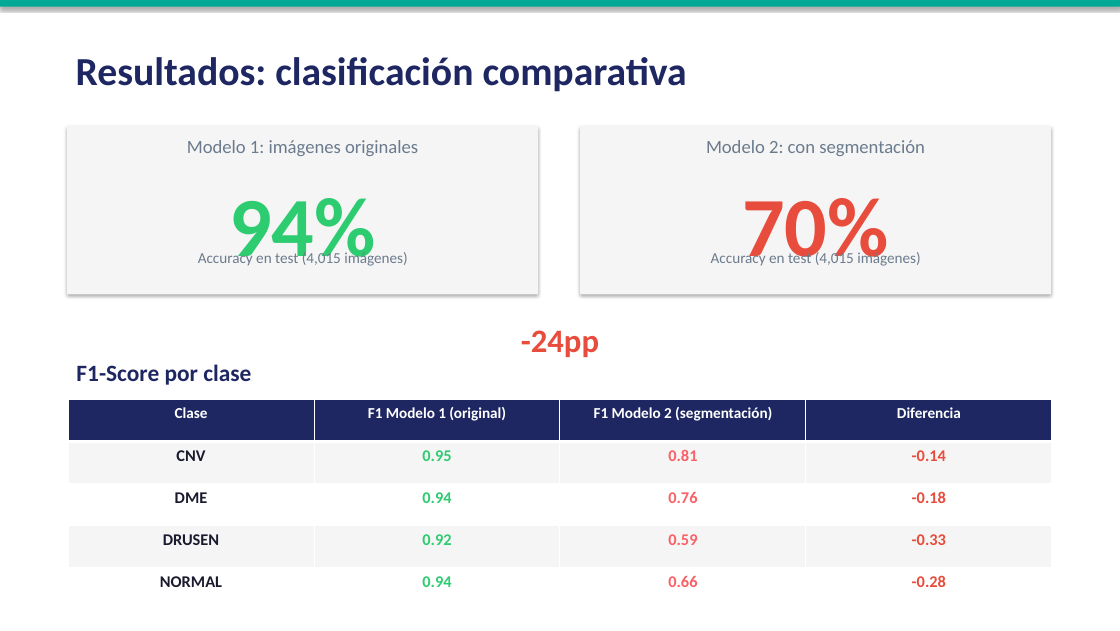
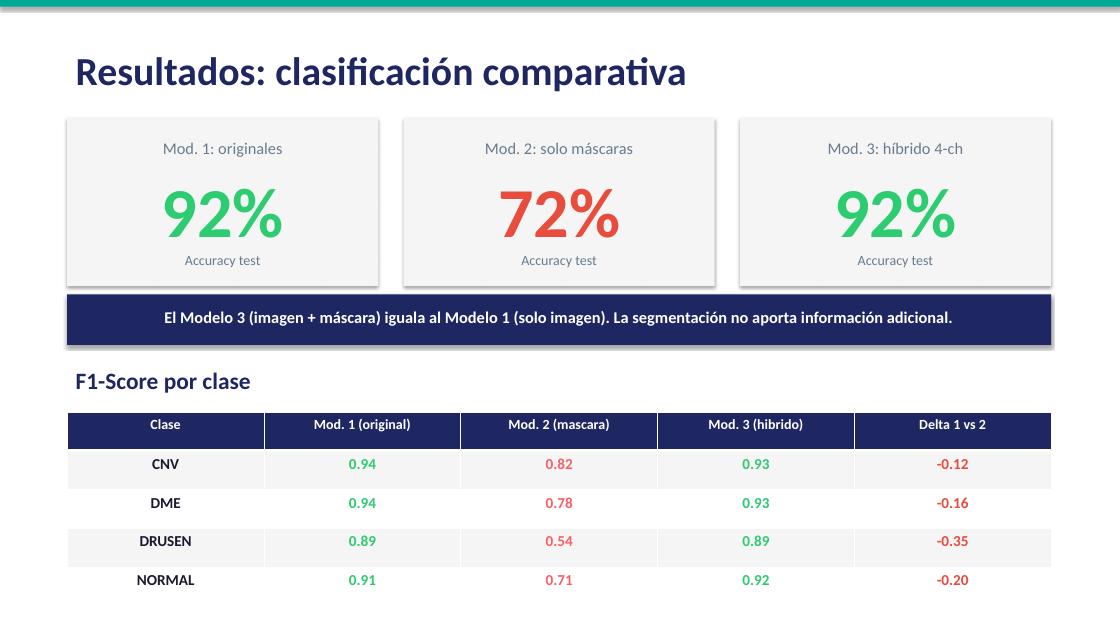
Before and after one commit to umagon/TP_vision_por_computadora_2, a slide deck: slide 9 of paper/presentacion_OCT.pptx. Drawn at 1120x631 pixels with LibreOffice and Linux fonts; fonts in the diff are those of the drawing. Boxes give left, top, right and bottom in pixels: in the first picture for what was removed or moved away, otherwise in the second. Text is boxed around its words. In the diff, an @@ line names an element or a change of style, - is before the commit and + after.

```diff
--- a/paper/presentacion_OCT.pptx
+++ b/paper/presentacion_OCT.pptx
@@ rectangle: place and size @@
-rectangle at [67,126,538,294]
+rectangle at [67,118,378,286]
@@ rectangle added at [404,118,715,286], fill #F5F5F5 @@
@@ rectangle: place and size @@
-rectangle at [580,126,1051,294]
+rectangle at [740,118,1051,286]
@@ text at [163,142,282,157]: text changed; size 16 to 14 pt @@
-Modelo 1: imágenes originales
+Mod. 1: originales
@@ text added at [485,142,633,154], 14 pt, text #6B7B8D @@
+Mod. 2: solo máscaras
@@ text removed at [706,140,925,156] @@
-Modelo 2: con segmentación
@@ text added at [828,142,963,154], 14 pt, text #6B7B8D @@
+Mod. 3: híbrido 4-ch
@@ text added at [162,188,284,238], 60 pt, text #2ECC71, bold @@
+92%
@@ text removed at [229,198,375,266] @@
-94%
@@ text added at [498,188,620,238], 60 pt, text #E74C3C, bold @@
+72%
@@ text removed at [742,198,888,266] @@
-70%
@@ text added at [834,188,956,238], 60 pt, text #2ECC71, bold @@
+92%
@@ text at [185,256,260,267]: text changed; size 13 to 12 pt @@
-Accuracy en test (4,015 imágenes)
+Accuracy test
@@ text added at [521,256,596,267], 12 pt, text #6B7B8D @@
+Accuracy test
@@ text at [858,256,933,267]: text changed; size 13 to 12 pt @@
-Accuracy en test (4,015 imágenes)
+Accuracy test
@@ rectangle added at [67,294,1051,345], fill #1E2761 @@
@@ text added at [164,311,953,326], 14 pt, text #FFFFFF, bold @@
+El Modelo 3 (imagen + máscara) iguala al Modelo 1 (solo imagen). La segmentación no aporta información adicional.
@@ text removed at [521,330,599,357] @@
--24pp
@@ text "F1-Score por clase": place and size @@
-text "F1-Score por clase" at [76,364,251,385]
+text "F1-Score por clase" at [76,372,250,393]
@@ table at [67,412,1051,605] @@
-column 2: F1 Modelo 1 (original) | 0.95 | 0.94 | 0.92 | 0.94
-column 3: F1 Modelo 2 (segmentación) | 0.81 | 0.76 | 0.59 | 0.66
-column 4: Diferencia | -0.14 | -0.18 | -0.33 | -0.28
+column 2: Mod. 1 (original) | 0.94 | 0.94 | 0.89 | 0.91
+column 3: Mod. 2 (mascara) | 0.82 | 0.78 | 0.54 | 0.71
+column 4: Mod. 3 (hibrido) | 0.93 | 0.93 | 0.89 | 0.92
+column 5: Delta 1 vs 2 | -0.12 | -0.16 | -0.35 | -0.20
@@ table: place and size @@
-table at [68,399,1050,610]
+table at [67,412,1051,605]
```
Also in this commit, not shown: 9 other slides changed, 8 other files.
